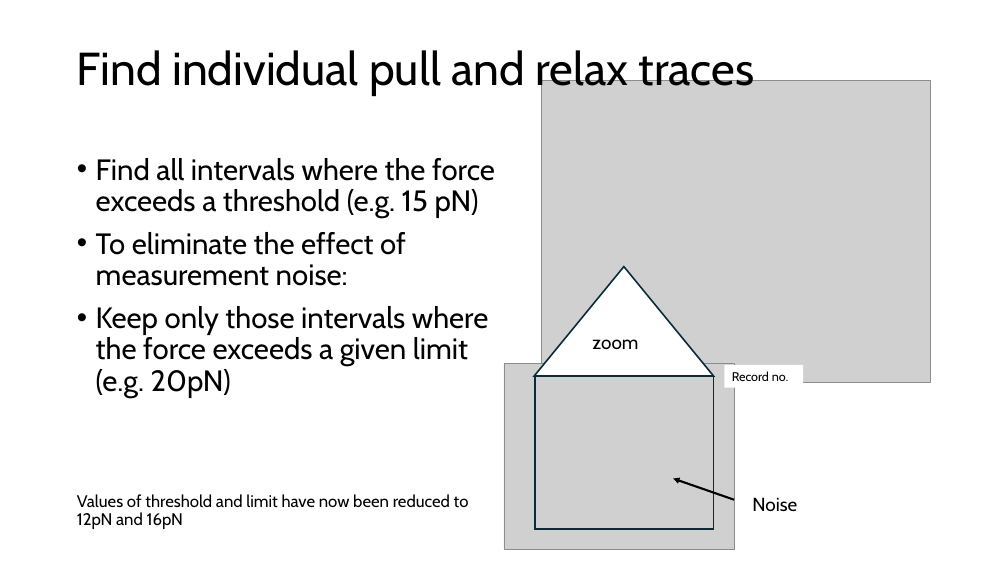
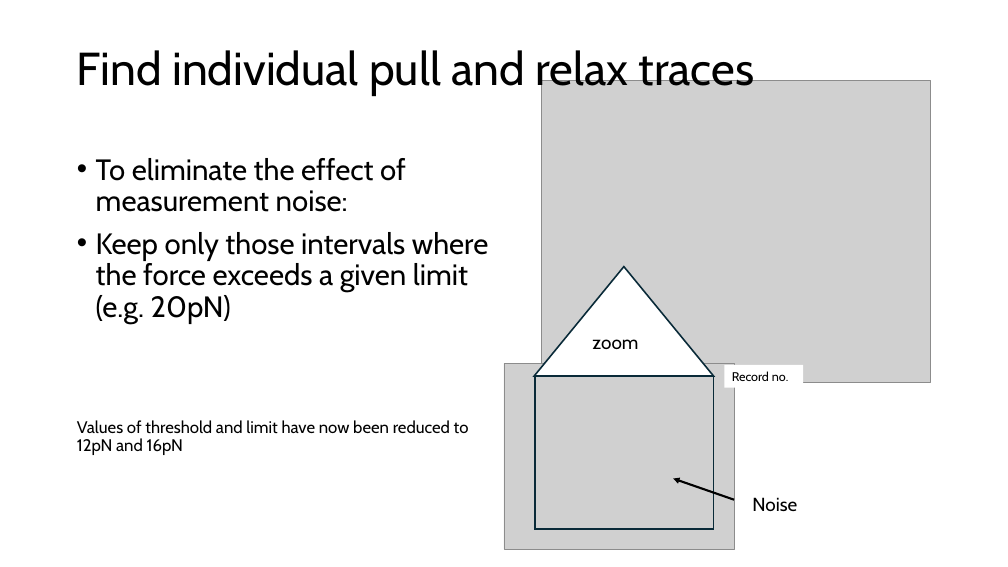
Before and after one commit to are-mj/OpticalTweezers, a slide deck: slide 9 of Summer school 2024/Analysis of protein stretching experiments.pptx (slide 8 before the commit). Drawn at 1008x567 pixels with LibreOffice and Linux fonts; fonts in the diff are those of the drawing; grey boxes stand for pictures. Boxes give left, top, right and bottom in pixels: in the first picture for what was removed or moved away, otherwise in the second. Text is boxed around its words. In the diff, an @@ line names an element or a change of style, - is before the commit and + after.

```diff
--- a/Summer school 2024/Analysis of protein stretching experiments.pptx
+++ b/Summer school 2024/Analysis of protein stretching experiments.pptx
@@ text at <box>96,158,495,219</box>: paragraph removed @@
-• Find all intervals where the force exceeds a threshold (e.g. 15 pN)
```
Also in this commit, not shown: 10 other slides changed, 2 slides added, 2 other files.
